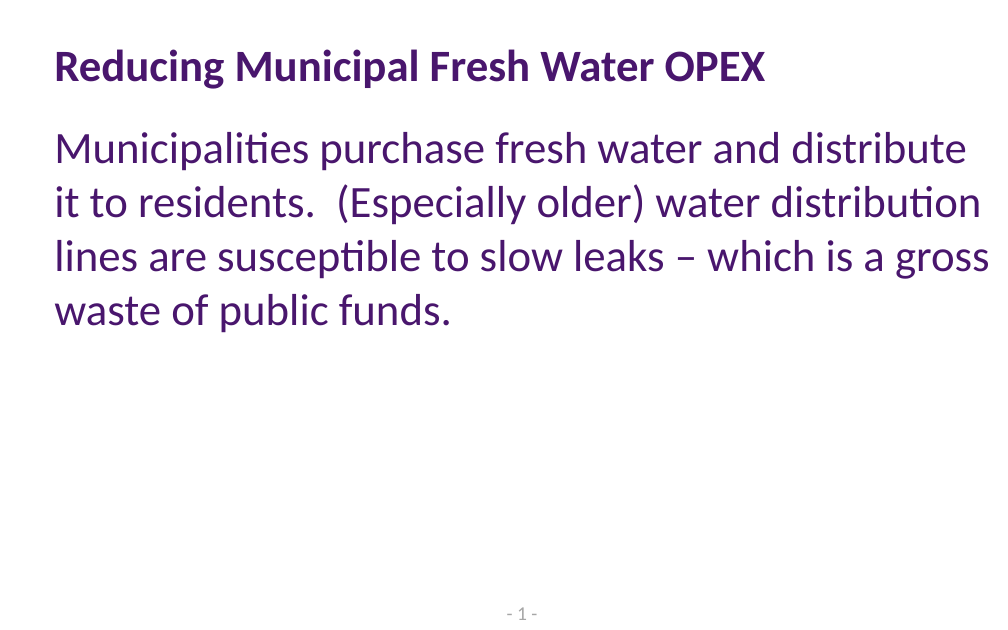
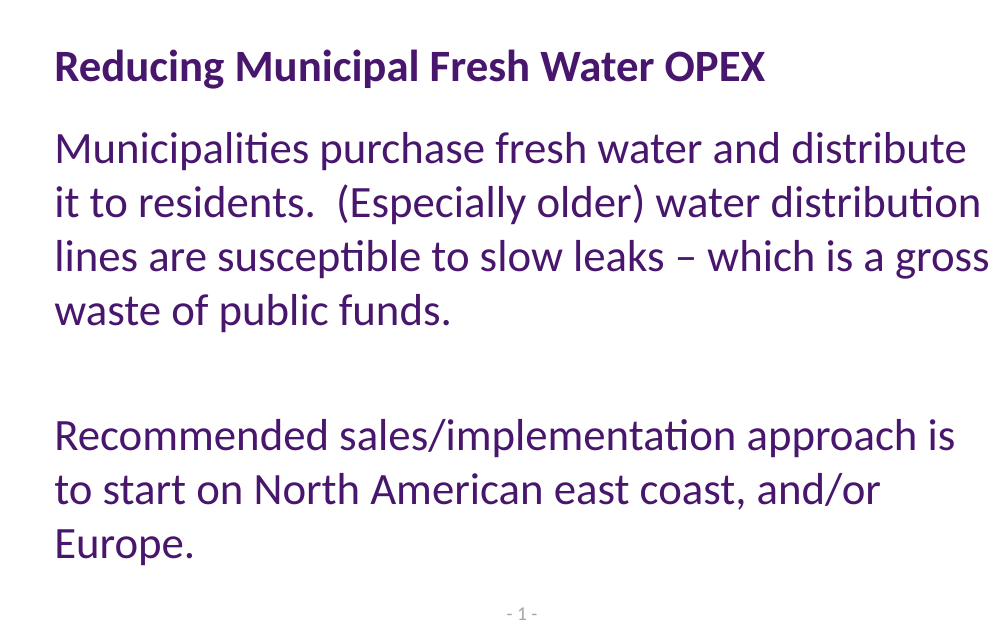
Before and after one commit to sshearer/Leaks, a slide deck: slide 2 of AquaSol.pptx. Drawn at 1008x630 pixels with LibreOffice and Linux fonts; fonts in the diff are those of the drawing. Boxes give left, top, right and bottom in pixels: in the first picture for what was removed or moved away, otherwise in the second. Text is boxed around its words. In the diff, an @@ line names an element or a change of style, - is before the commit and + after.

```diff
--- a/AquaSol.pptx
+++ b/AquaSol.pptx
@@ text at box(54, 419, 956, 566): paragraph added @@
+Recommended sales/implementation approach is to start on North American east coast, and/or Europe.
```
Also in this commit, not shown: 1 other slide changed.
